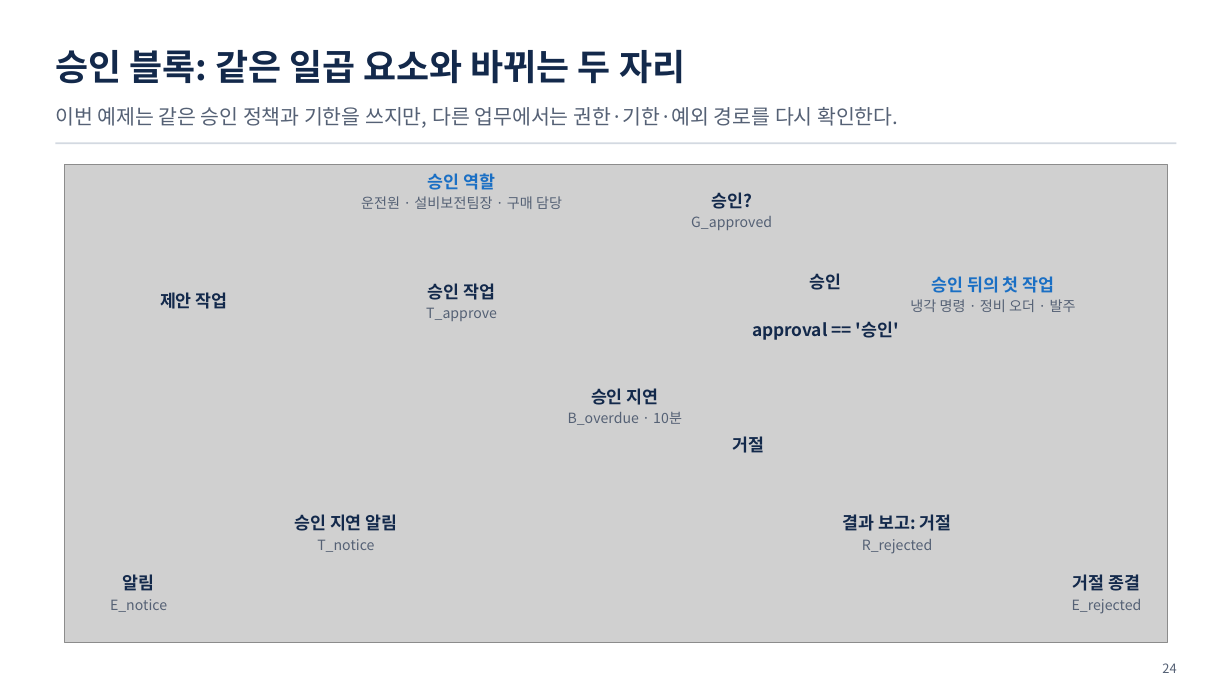
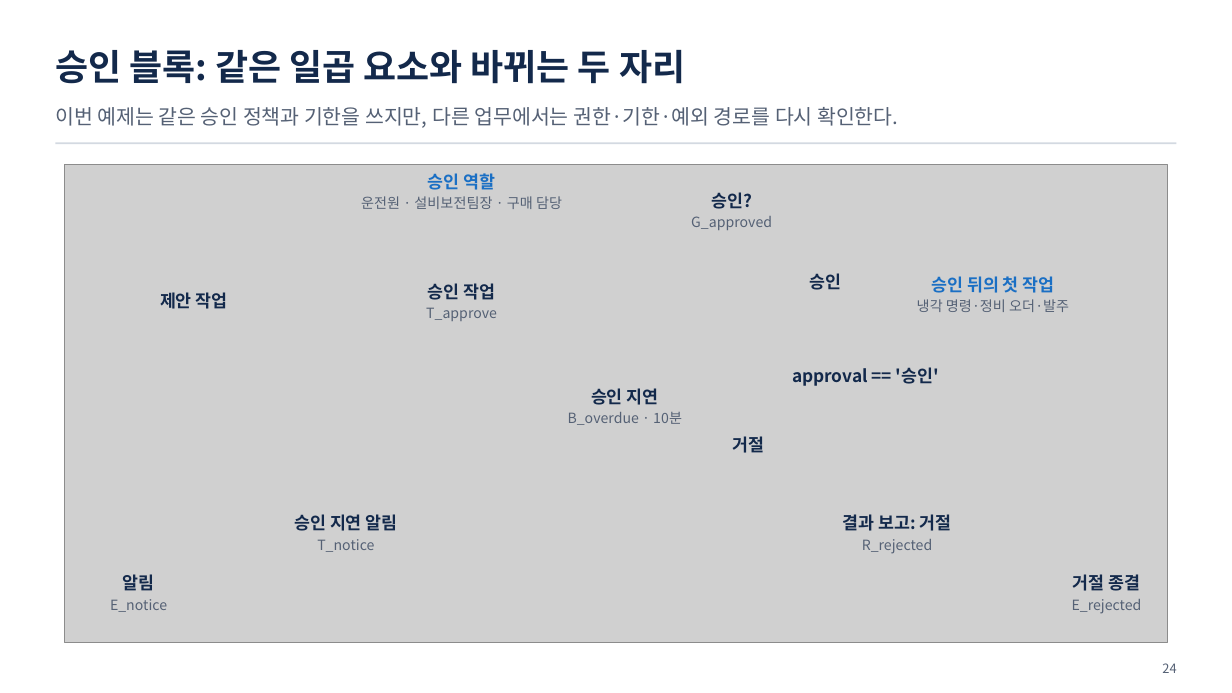
Before and after one commit to uengine-oss/hyd-iot-edu, a slide deck: slide 24 of 산출물/실전반/이론/07회차/실전반_07일차.pptx. Drawn at 1232x693 pixels with LibreOffice and Linux fonts; fonts in the diff are those of the drawing; grey boxes stand for pictures. Boxes give left, top, right and bottom in pixels: in the first picture for what was removed or moved away, otherwise in the second. Text is boxed around its words. In the diff, an @@ line names an element or a change of style, - is before the commit and + after.

```diff
--- a/산출물/실전반/이론/07회차/실전반_07일차.pptx
+++ b/산출물/실전반/이론/07회차/실전반_07일차.pptx
@@ text at bbox=[917, 299, 1069, 312]: spaces changed @@
-냉각 명령 · 정비 오더 · 발주
+냉각 명령·정비 오더·발주
@@ text "approval == '승인'": place and size @@
-text "approval == '승인'" at bbox=[752, 321, 899, 340]
+text "approval == '승인'" at bbox=[792, 367, 939, 386]
```
Also in this commit, not shown: 3 other slides changed, 27 other files.
